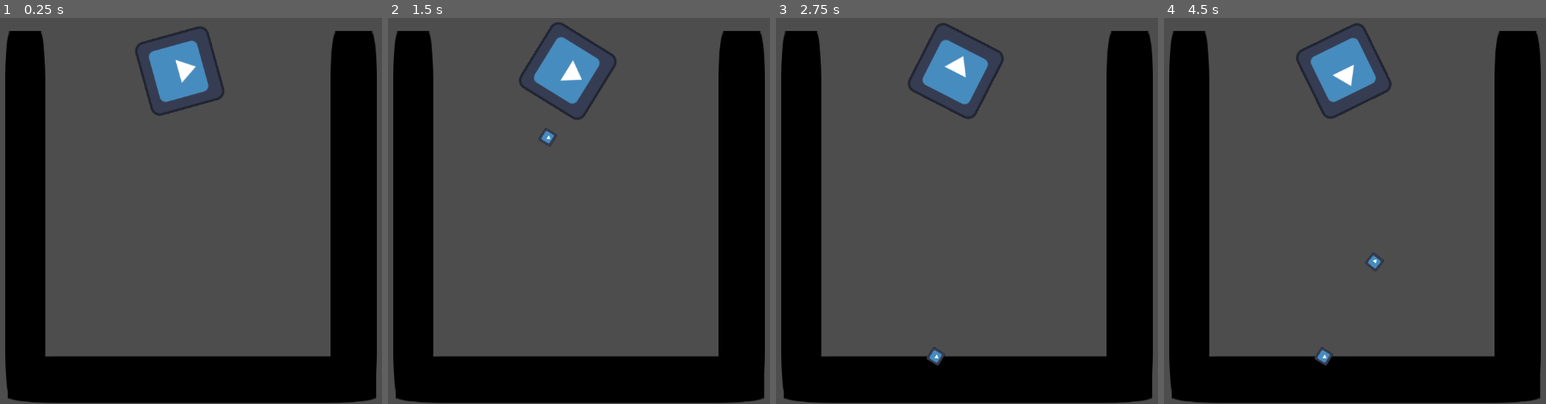
Above: before the commit, frames 1-4 (left to right).
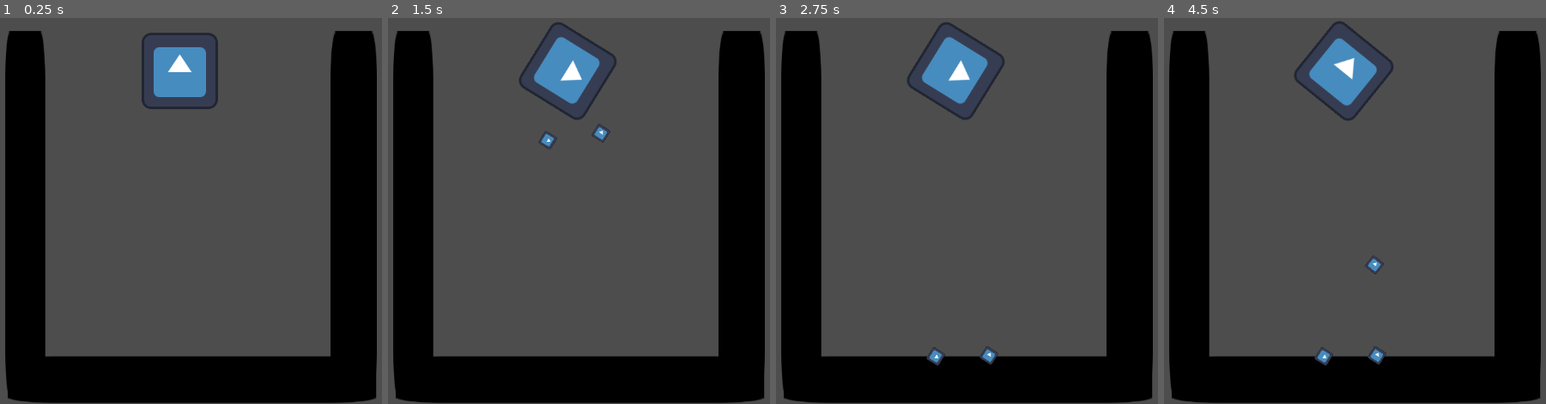
Above: after the commit, the same moments.

Repository: corneruniverse/melon
Game: Godot game, scene res://Scenes/world.tscn
Two runs of this game, one before a commit and one after it. Both use one fixed random seed, a clock stepped at 60 frames per second and the inputs below. The engine's default icon, where the game draws it, is replaced by a stand-in: a white triangle on a blue panel in a dark square.
Inputs (mouse positions are in pixels of both pictures, inside the frame that each line leads up to):
- Up to frame 1 (0.25 s): no input
- Up to frame 2 (1.5 s): tap Enter at 0.5 s; move the mouse to (758, 191) at 0.52 s; click (758, 191) at 0.6 s; tap Space at 1.25 s; move the mouse to (468, 230) at 1.27 s; hold Down (ui_down) from 1.28 s (still down); click (468, 230) at 1.35 s
- Up to frame 3 (2.75 s): move the mouse to (1062, 126) at 2.02 s; release Down (ui_down) at 2.03 s; click (1062, 126) at 2.1 s
- Up to frame 4 (4.5 s): move the mouse to (1347, 288) at 2.77 s; click (1347, 288) at 2.85 s; tap Enter at 3.5 s; move the mouse to (outside the picture) at 3.52 s; hold Down (ui_down) from 3.53 s (still down); click (outside the picture) at 3.6 s; move the mouse to (1175, 153) at 4.27 s; click (1175, 153) at 4.35 s

The runs differ from the first frame. In frame 1, 1.3% of the frame differs, in the area x 35-59%, y 2-26%; in frame 2, 0.2%; in frame 3, 0.9%; in frame 4, 1.8%, in the area x 34-60%, y 0-90%.

Commit message:
feat: add touch screen tap

Diff:
--- a/melon/Scripts/crane.gd
+++ b/melon/Scripts/crane.gd
@@ -9,13 +9,25 @@
 
 # Called every frame. 'delta' is the elapsed time since the previous frame.
 func _process(delta: float) -> void:
-	get_input()
+
 	pass
 
-func get_input():
+func _unhandled_input(event):
+	# if the user taps the screen (on their smartphone)
+	# reference: https://docs.godotengine.org/en/stable/tutorials/inputs/inputevent.html
+	# reference: https://forum.godotengine.org/t/which-is-the-best-way-to-handle-touch-screen-controls-and-clicking-objects/42209
+	if event is InputEventKey:
+		if event.pressed:
+			get_input(event)
+
+func get_input(event):
 	look_at(get_global_mouse_position())
-	if Input.is_action_just_pressed("ui_down"):
+	if Input.is_action_just_pressed("ui_down") or Input.is_action_just_pressed("drop"):
 		drop()
+
+	if (event is InputEventScreenTouch):
+		if (event.pressed()):
+			drop()
 
 func drop():
 	var m = melon_scene.instantiate()
--- a/melon/project.godot
+++ b/melon/project.godot
@@ -15,6 +15,19 @@
 config/features=PackedStringArray("4.3", "Mobile")
 config/icon="res://Assets/icon.svg"
 
+[input]
+
+drop={
+"deadzone": 0.5,
+"events": [Object(InputEventMouseButton,"resource_local_to_scene":false,"resource_name":"","device":-1,"window_id":0,"alt_pressed":false,"shift_pressed":false,"ctrl_pressed":false,"meta_pressed":false,"button_mask":0,"position":Vector2(0, 0),"global_position":Vector2(0, 0),"factor":1.0,"button_index":1,"canceled":false,"pressed":false,"double_click":false,"script":null)
+, Object(InputEventKey,"resource_local_to_scene":false,"resource_name":"","device":0,"window_id":0,"alt_pressed":false,"shift_pressed":false,"ctrl_pressed":false,"meta_pressed":false,"pressed":false,"keycode":0,"physical_keycode":4194322,"key_label":0,"unicode":0,"location":0,"echo":false,"script":null)
+, Object(InputEventKey,"resource_local_to_scene":false,"resource_name":"","device":0,"window_id":0,"alt_pressed":false,"shift_pressed":false,"ctrl_pressed":false,"meta_pressed":false,"pressed":false,"keycode":0,"physical_keycode":32,"key_label":0,"unicode":0,"location":0,"echo":false,"script":null)
+, Object(InputEventJoypadButton,"resource_local_to_scene":false,"resource_name":"","device":-1,"button_index":0,"pressure":0.0,"pressed":false,"script":null)
+, Object(InputEventJoypadMotion,"resource_local_to_scene":false,"resource_name":"","device":-1,"axis":1,"axis_value":1.0,"script":null)
+, Object(InputEventJoypadMotion,"resource_local_to_scene":false,"resource_name":"","device":-1,"axis":1,"axis_value":1.0,"script":null)
+]
+}
+
 [rendering]
 
 renderer/rendering_method="mobile"
